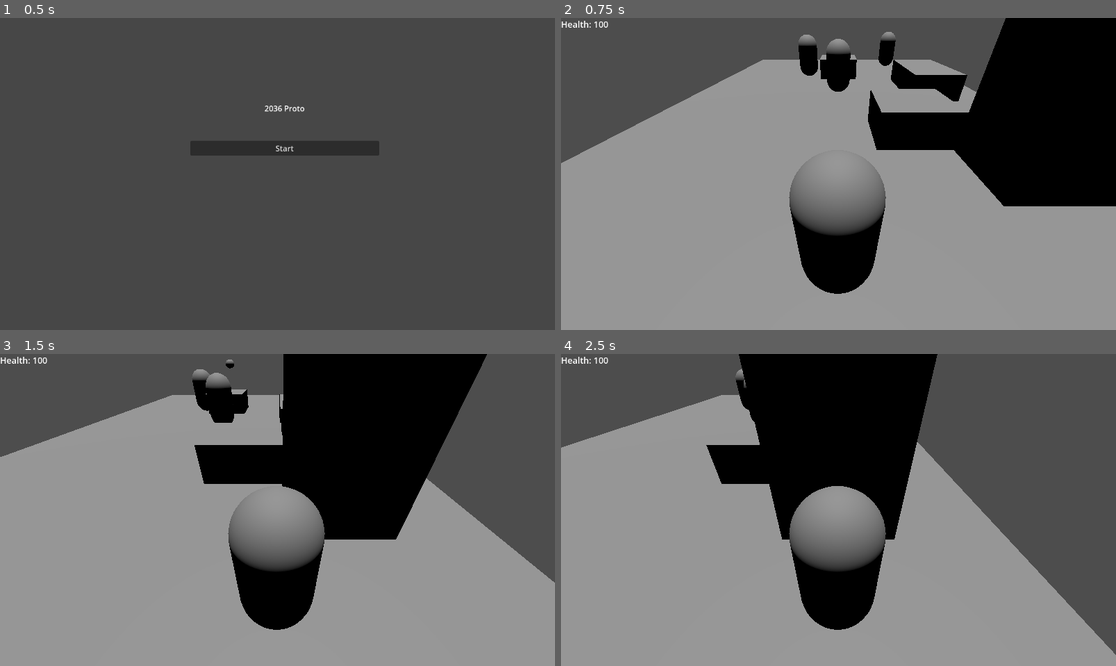
Above: before the commit, frames 1-4 (two rows, left to right).
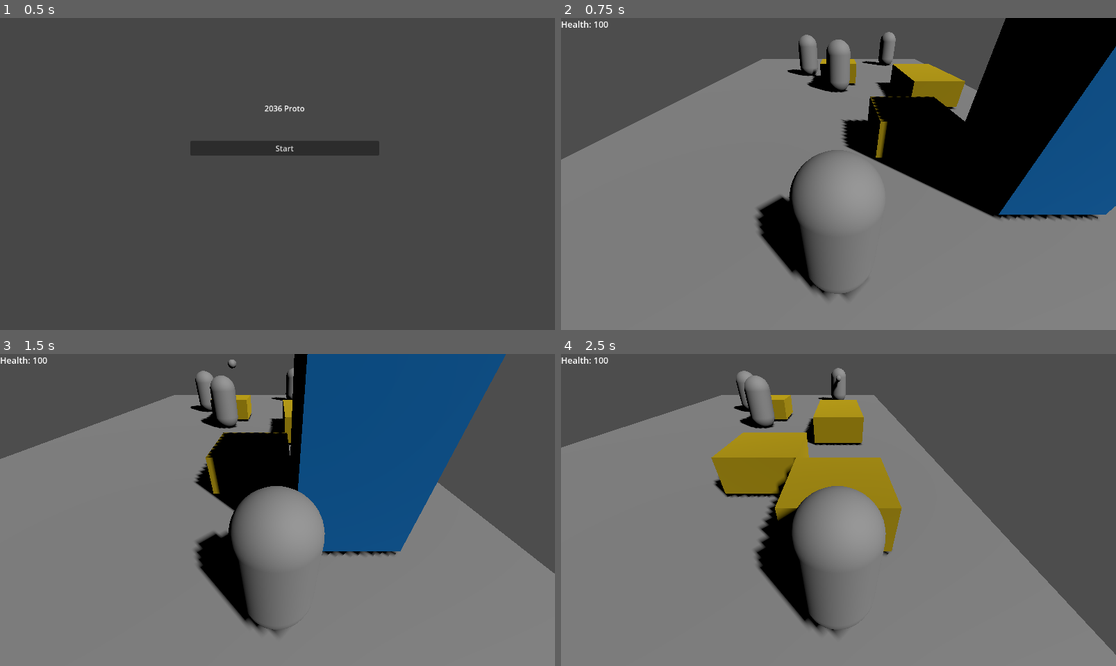
Above: after the commit, the same moments.

Repository: rknissi/2036-game
Game: Godot game, scene res://scenes/ui/mainMenu.tscn
The game is run twice, just before and just after one commit, with the same random seed, the same clock (stepped at 60 frames per second) and the same inputs.
Inputs:
- Up to frame 1 (0.5 s): no input
- Up to frame 2 (0.75 s): click "Start" at 0.5 s
- Up to frame 3 (1.5 s): tap Enter (shoot) at 1.25, 1.35 s; hold D (right) from 1.28 s (still down)
- Up to frame 4 (2.5 s): release D (right) at 2.03 s; hold S (down) from 2.03 s (still down); tap Enter (shoot) at 2.1 s

Frame 1 is identical in both runs. In frame 2, 55% of the frame differs, in the area x 0-100%, y 4-100%; in frame 3, 61%, in the area x 0-100%, y 0-100%; in frame 4, 55%.

Commit message:
Added few models for testing; Updated project to 4.5

Diff:
--- a/project.godot
+++ b/project.godot
@@ -12,12 +12,16 @@
 
 config/name="Shooter1"
 run/main_scene="uid://bhkw4lnojjr5g"
-config/features=PackedStringArray("4.4", "Forward Plus")
+config/features=PackedStringArray("4.5", "Forward Plus")
 config/icon="res://icon.svg"
 
 [autoload]
 
 GlobalMap="*res://scripts/globalMap.gd"
+
+[filesystem]
+
+import/blender/enabled=false
 
 [input]
 
--- a/scenes/battle.tscn
+++ b/scenes/battle.tscn
@@ -21,10 +21,13 @@
 mesh = SubResource("BoxMesh_ip7xm")
 
 [node name="battleGlobalLight" type="DirectionalLight3D" parent="."]
-transform = Transform3D(1, 0, 0, 0, -0.0285672, 0.999592, 0, -0.999592, -0.0285672, 0, 2.92364, 0)
+transform = Transform3D(0.707107, -0.5, 0.5, 0, 0.707107, 0.707107, -0.707107, -0.5, 0.5, 0, 2.92364, 0)
+shadow_enabled = true
+shadow_blur = 0.05
+directional_shadow_mode = 1
 
 [node name="Player" parent="." instance=ExtResource("1_ip7xm")]
-transform = Transform3D(0.5, 0, 0, 0, 0.5, 0, 0, 0, 0.5, -2.5, 0.539112, -0.5)
+transform = Transform3D(0.5, 0, 0, 0, 0.5, 0, 0, 0, 0.5, -2.5, 0.5, -0.5)
 
 [node name="Marker3D" type="Marker3D" parent="Player"]
 transform = Transform3D(1, 0, 0, 0, 1, 0, 0, 0, 1, 0, 2.66495, -1.62292)
--- a/scenes/pillarwall.tscn
+++ b/scenes/pillarwall.tscn
@@ -1,6 +1,7 @@
-[gd_scene load_steps=4 format=3 uid="uid://b5pdbf7hbhbe"]
+[gd_scene load_steps=5 format=3 uid="uid://b5pdbf7hbhbe"]
 
 [ext_resource type="Script" uid="uid://caksni4g8bb0w" path="res://scripts/pillarwall.gd" id="1_qd8fx"]
+[ext_resource type="ArrayMesh" uid="uid://dq1qouk0d253p" path="res://models/pillarWall.obj" id="2_iemjf"]
 
 [sub_resource type="BoxShape3D" id="BoxShape3D_wd8rq"]
 
@@ -15,5 +16,11 @@
 
 [node name="PillarWallMesh" type="MeshInstance3D" parent="."]
 transform = Transform3D(1, 0, 0, 0, 2, 0, 0, 0, 1, 0, 1, 0)
+visible = false
 mesh = SubResource("BoxMesh_wd8rq")
 skeleton = NodePath("../PillarWallCollision")
+
+[node name="PillarWallMesh2" type="MeshInstance3D" parent="."]
+transform = Transform3D(1, 0, 0, 0, 1, 0, 0, 0, 1, 0, 1, 0)
+mesh = ExtResource("2_iemjf")
+skeleton = NodePath("../PillarWallCollision")
--- a/scenes/semiwall.tscn
+++ b/scenes/semiwall.tscn
@@ -1,6 +1,7 @@
-[gd_scene load_steps=4 format=3 uid="uid://brclfjp4jmdgy"]
+[gd_scene load_steps=5 format=3 uid="uid://brclfjp4jmdgy"]
 
 [ext_resource type="Script" uid="uid://bco5h6ab4xjjc" path="res://scripts/semiwall.gd" id="1_tn22y"]
+[ext_resource type="ArrayMesh" uid="uid://dc1q58krs55wt" path="res://models/semiWall.obj" id="2_co5wt"]
 
 [sub_resource type="BoxShape3D" id="BoxShape3D_wd8rq"]
 
@@ -15,5 +16,11 @@
 
 [node name="SemiWallMesh" type="MeshInstance3D" parent="."]
 transform = Transform3D(1, 0, 0, 0, 0.5, 0, 0, 0, 1, 0, 0.25, 0)
+visible = false
 mesh = SubResource("BoxMesh_wd8rq")
 skeleton = NodePath("../SemiWallCollision")
+
+[node name="SemiWallMesh2" type="MeshInstance3D" parent="."]
+transform = Transform3D(1, 0, 0, 0, 1, 0, 0, 0, 1, 0, 0.25, 0)
+mesh = ExtResource("2_co5wt")
+skeleton = NodePath("../SemiWallCollision")
--- a/scripts/battle.gd
+++ b/scripts/battle.gd
@@ -150,7 +150,7 @@
 	new_enemy.get_node("Area3D").connect("enemyShoot", self.enemyShoot)
 	new_enemy.get_node("Area3D").connect("checkVictory", self.checkVictory)
 	new_enemy.get_node("Area3D").setClass(enemyTypes[enemyClass])
-	new_enemy.global_transform.origin = global_transform.origin + GlobalMap.target_positions[z][x] + Vector3(0, 0.4, 0)
+	new_enemy.global_transform.origin = global_transform.origin + GlobalMap.target_positions[z][x] + Vector3(0, 0.5, 0)
 	GlobalMap.movePos("enemy" + str(new_enemy.get_node("Area3D").id), x, z)
 	new_enemy.scale = Vector3(0.60, 0.60, 0.60)
 	new_enemy.get_node("Area3D").setPos(x, z)
--- a/scripts/globalMap.gd
+++ b/scripts/globalMap.gd
@@ -30,74 +30,74 @@
 
 var target_positions = [
 	[
-		Vector3(-4.5, 0.200, -0.5),
-		Vector3(-3.5, 0.200, -0.5),
-		Vector3(-2.5, 0.200, -0.5),
-		Vector3(-1.5, 0.200, -0.5),
-		Vector3(-0.5, 0.200, -0.5)
+		Vector3(-4.5, 0.050, -0.5),
+		Vector3(-3.5, 0.050, -0.5),
+		Vector3(-2.5, 0.050, -0.5),
+		Vector3(-1.5, 0.050, -0.5),
+		Vector3(-0.5, 0.050, -0.5)
 	],
 	[
-		Vector3(-4.5, 0.200, -1.5),
-		Vector3(-3.5, 0.200, -1.5),
-		Vector3(-2.5, 0.200, -1.5),
-		Vector3(-1.5, 0.200, -1.5),
-		Vector3(-0.5, 0.200, -1.5)
+		Vector3(-4.5, 0.050, -1.5),
+		Vector3(-3.5, 0.050, -1.5),
+		Vector3(-2.5, 0.050, -1.5),
+		Vector3(-1.5, 0.050, -1.5),
+		Vector3(-0.5, 0.050, -1.5)
 	],
 	[
-		Vector3(-4.5, 0.200, -2.5),
-		Vector3(-3.5, 0.200, -2.5),
-		Vector3(-2.5, 0.200, -2.5),
-		Vector3(-1.5, 0.200, -2.5),
-		Vector3(-0.5, 0.200, -2.5)
+		Vector3(-4.5, 0.050, -2.5),
+		Vector3(-3.5, 0.050, -2.5),
+		Vector3(-2.5, 0.050, -2.5),
+		Vector3(-1.5, 0.050, -2.5),
+		Vector3(-0.5, 0.050, -2.5)
 	],
 	[
-		Vector3(-4.5, 0.200, -3.5),
-		Vector3(-3.5, 0.200, -3.5),
-		Vector3(-2.5, 0.200, -3.5),
-		Vector3(-1.5, 0.200, -3.5),
-		Vector3(-0.5, 0.200, -3.5)
+		Vector3(-4.5, 0.050, -3.5),
+		Vector3(-3.5, 0.050, -3.5),
+		Vector3(-2.5, 0.050, -3.5),
+		Vector3(-1.5, 0.050, -3.5),
+		Vector3(-0.5, 0.050, -3.5)
 	],
 	[
-		Vector3(-4.5, 0.200, -4.5),
-		Vector3(-3.5, 0.200, -4.5),
-		Vector3(-2.5, 0.200, -4.5),
-		Vector3(-1.5, 0.200, -4.5),
-		Vector3(-0.5, 0.200, -4.5)
+		Vector3(-4.5, 0.050, -4.5),
+		Vector3(-3.5, 0.050, -4.5),
+		Vector3(-2.5, 0.050, -4.5),
+		Vector3(-1.5, 0.050, -4.5),
+		Vector3(-0.5, 0.050, -4.5)
 	],
 	[
-		Vector3(-4.5, 0.200, -5.5),
-		Vector3(-3.5, 0.200, -5.5),
-		Vector3(-2.5, 0.200, -5.5),
-		Vector3(-1.5, 0.200, -5.5),
-		Vector3(-0.5, 0.200, -5.5)
+		Vector3(-4.5, 0.050, -5.5),
+		Vector3(-3.5, 0.050, -5.5),
+		Vector3(-2.5, 0.050, -5.5),
+		Vector3(-1.5, 0.050, -5.5),
+		Vector3(-0.5, 0.050, -5.5)
 	],
 	[
-		Vector3(-4.5, 0.200, -6.5),
-		Vector3(-3.5, 0.200, -6.5),
-		Vector3(-2.5, 0.200, -6.5),
-		Vector3(-1.5, 0.200, -6.5),
-		Vector3(-0.5, 0.200, -6.5)
+		Vector3(-4.5, 0.050, -6.5),
+		Vector3(-3.5, 0.050, -6.5),
+		Vector3(-2.5, 0.050, -6.5),
+		Vector3(-1.5, 0.050, -6.5),
+		Vector3(-0.5, 0.0500, -6.5)
 	],
 	[
-		Vector3(-4.5, 0.200, -7.5),
-		Vector3(-3.5, 0.200, -7.5),
-		Vector3(-2.5, 0.200, -7.5),
-		Vector3(-1.5, 0.200, -7.5),
-		Vector3(-0.5, 0.200, -7.5)
+		Vector3(-4.5, 0.050, -7.5),
+		Vector3(-3.5, 0.050, -7.5),
+		Vector3(-2.5, 0.050, -7.5),
+		Vector3(-1.5, 0.050, -7.5),
+		Vector3(-0.5, 0.050, -7.5)
 	],
 [
-		Vector3(-4.5, 0.200, -8.5),
-		Vector3(-3.5, 0.200, -8.5),
-		Vector3(-2.5, 0.200, -8.5),
-		Vector3(-1.5, 0.200, -8.5),
-		Vector3(-0.5, 0.200, -8.5)
+		Vector3(-4.5, 0.050, -8.5),
+		Vector3(-3.5, 0.050, -8.5),
+		Vector3(-2.5, 0.050, -8.5),
+		Vector3(-1.5, 0.050, -8.5),
+		Vector3(-0.5, 0.050, -8.5)
 	],
 	[
-		Vector3(-4.5, 0.200, -9.5),
-		Vector3(-3.5, 0.200, -9.5),
-		Vector3(-2.5, 0.200, -9.5),
-		Vector3(-1.5, 0.200, -9.5),
-		Vector3(-0.5, 0.200, -9.5)
+		Vector3(-4.5, 0.050, -9.5),
+		Vector3(-3.5, 0.050, -9.5),
+		Vector3(-2.5, 0.050, -9.5),
+		Vector3(-1.5, 0.050, -9.5),
+		Vector3(-0.5, 0.050, -9.5)
 	],
  ]
 
Not shown, added: models/pillarWall.mtl
Not shown, added: models/pillarWall.obj
Not shown, added: models/pillarWall.obj.import
Not shown, added: models/semiWall.mtl
Not shown, added: models/semiWall.obj
Not shown, added: models/semiWall.obj.import
Not shown, added: models/source/constructionSite.blend
Not shown, added: models/source/constructionSite.blend1
Not shown, added: models/source/pillarWall.blend
Not shown, added: models/source/pillarWall.blend1
Not shown, added: models/source/semiWall.blend
Not shown, added: models/source/semiWall.blend1
(and 2 more such lines)
